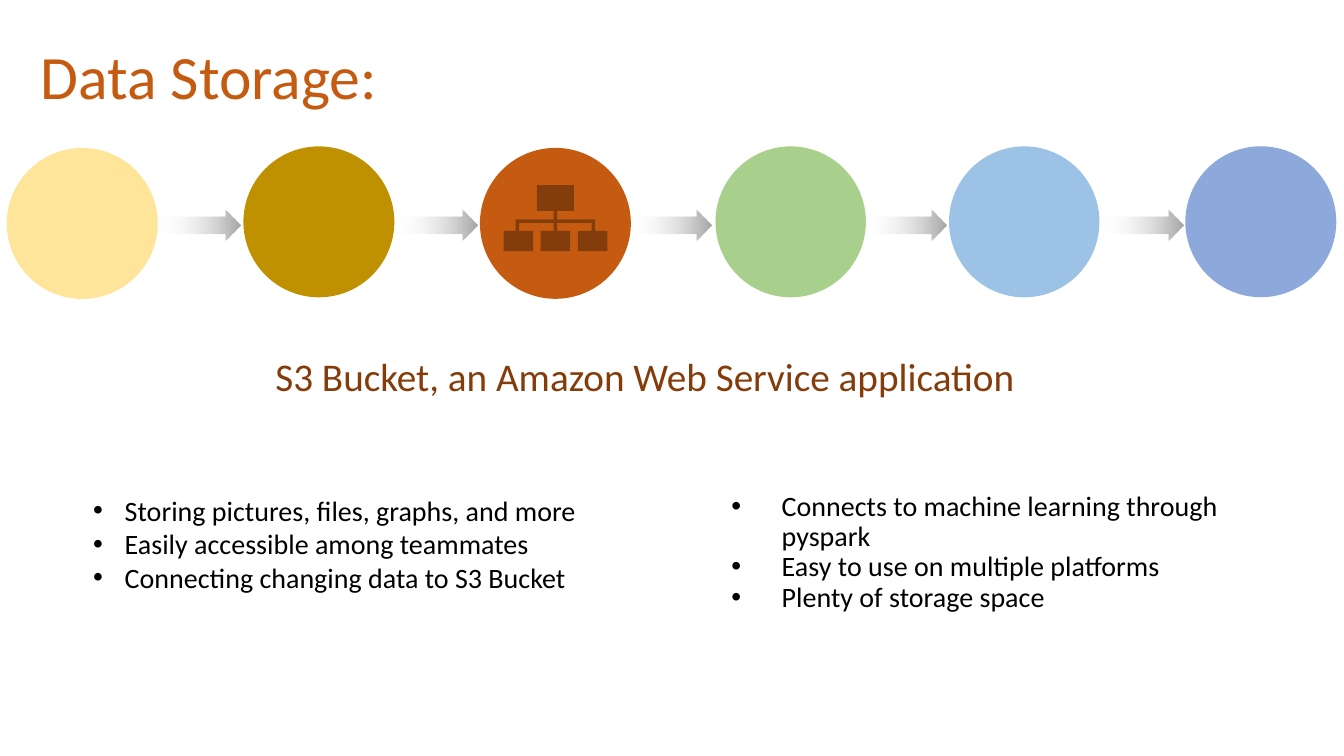
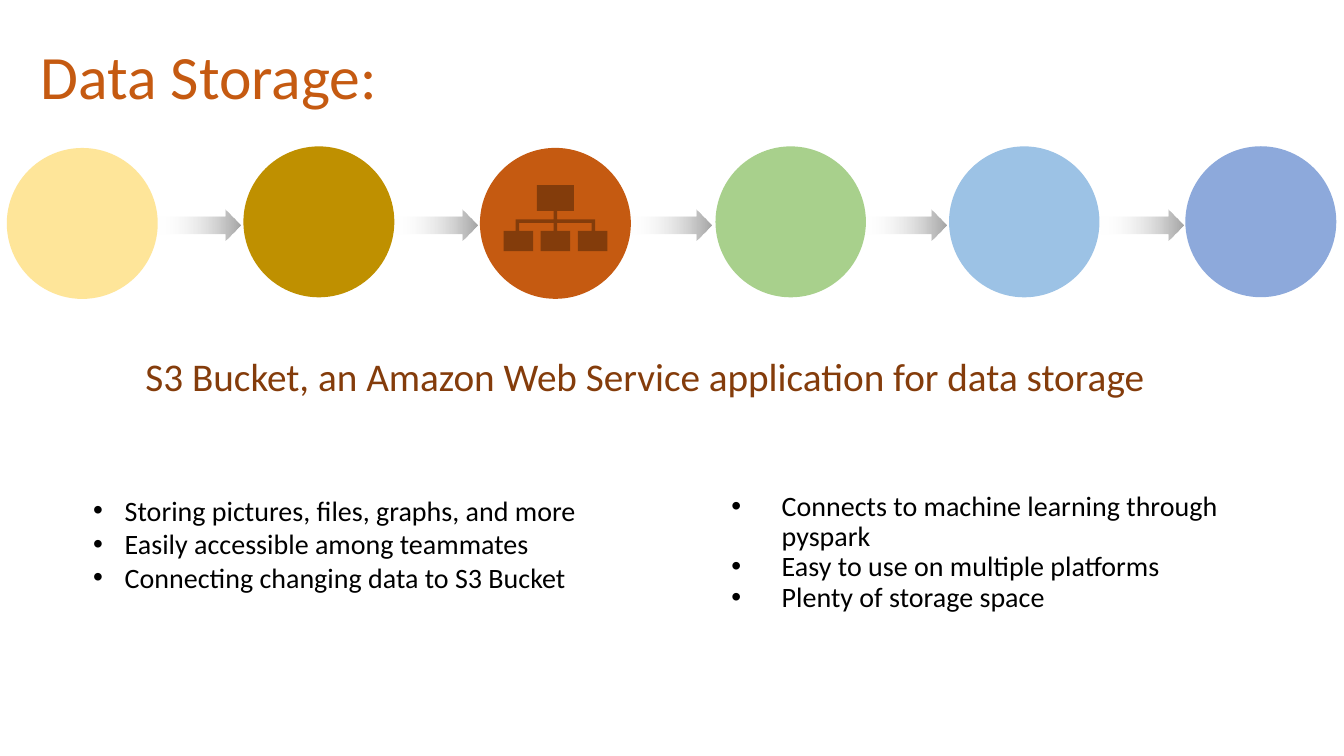
Before and after one commit to JaxWil24/Hearing_Aid_Accessibility, a slide deck: slide 5 of Presentation/FP_Powerpoint.pptx. Drawn at 1344x756 pixels with LibreOffice and Linux fonts; fonts in the diff are those of the drawing. Boxes give left, top, right and bottom in pixels: in the first picture for what was removed or moved away, otherwise in the second. Text is boxed around its words. In the diff, an @@ line names an element or a change of style, - is before the commit and + after.

```diff
--- a/Presentation/FP_Powerpoint.pptx
+++ b/Presentation/FP_Powerpoint.pptx
@@ text at [145,363,1144,398]: text changed @@
-S3 Bucket, an Amazon Web Service application
+S3 Bucket, an Amazon Web Service application for data storage
```
Also in this commit, not shown: 3 other slides changed.
